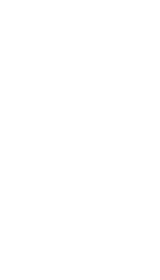
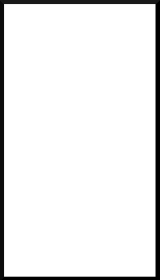
Layer changes from the first w=160, h=280 image to the second:
showed "Black Border", moved it out of group "Spades" over [0, 0, 160, 280]
showed group "Spades" (13 layers), moved it above "Clubs" over [0, 0, 160, 280]
showed group "Clubs" (16 layers), moved it above "Diamonds" over [0, 0, 160, 280]
showed group "Diamonds" (16 layers), moved it above "Hearts" over [0, 0, 160, 280]
showed group "Hearts" (16 layers) over [0, 0, 160, 280]
